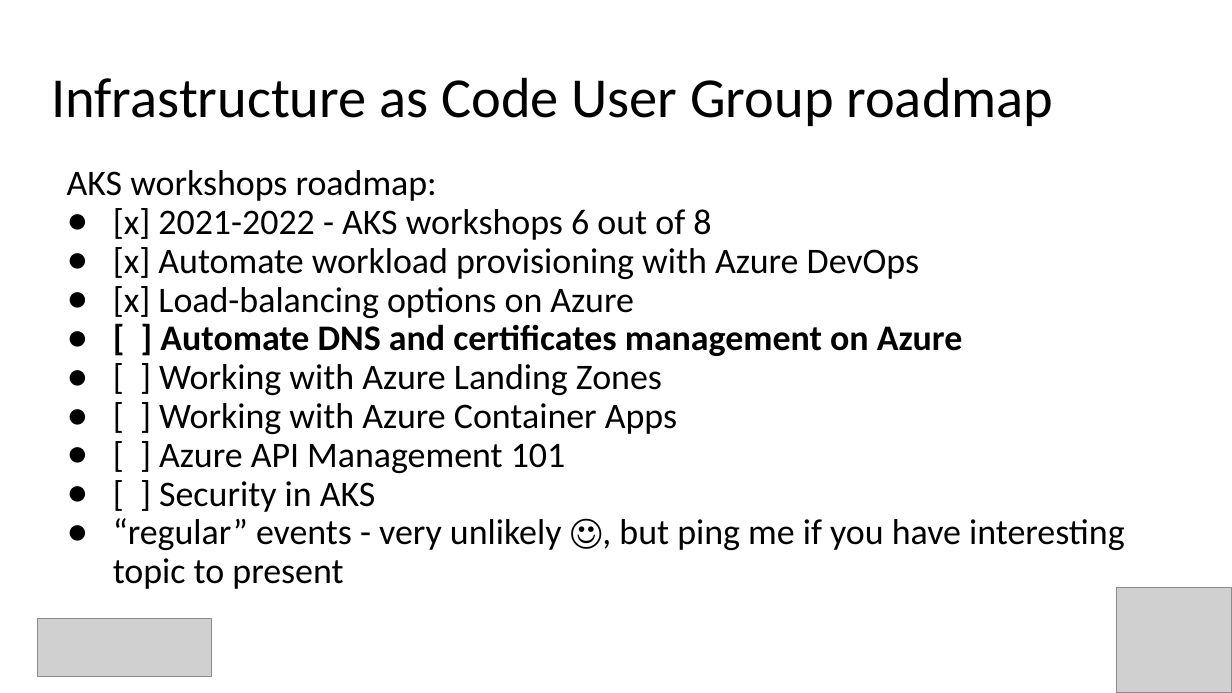
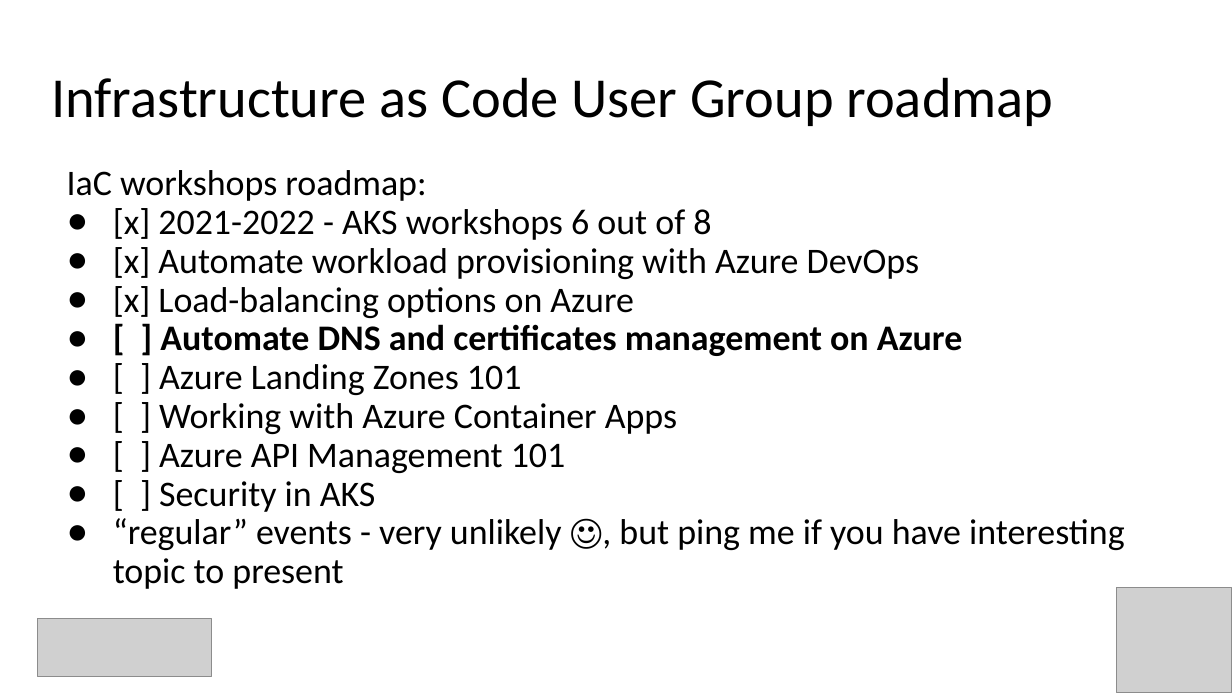
Before and after one commit to evgenyb/iac-workshops, a slide deck: slide 2 of dns-and-ssl-management-on-azure-with-ado/slides/dns-and-ssl-management-on-azure-with-ado.pptx. Drawn at 1232x693 pixels with LibreOffice and Linux fonts; fonts in the diff are those of the drawing; grey boxes stand for pictures. Boxes give left, top, right and bottom in pixels: in the first picture for what was removed or moved away, otherwise in the second. Text is boxed around its words. In the diff, an @@ line names an element or a change of style, - is before the commit and + after.

```diff
--- a/dns-and-ssl-management-on-azure-with-ado/slides/dns-and-ssl-management-on-azure-with-ado.pptx
+++ b/dns-and-ssl-management-on-azure-with-ado/slides/dns-and-ssl-management-on-azure-with-ado.pptx
@@ text at [67, 170, 426, 201]: text changed @@
-AKS workshops roadmap:
+IaC workshops roadmap:
@@ text at [159, 364, 522, 395]: text changed @@
-● [ ] Working with Azure Landing Zones
+● [ ] Azure Landing Zones 101
```
Also in this commit, not shown: 1 other slide changed, 19 slides added.
